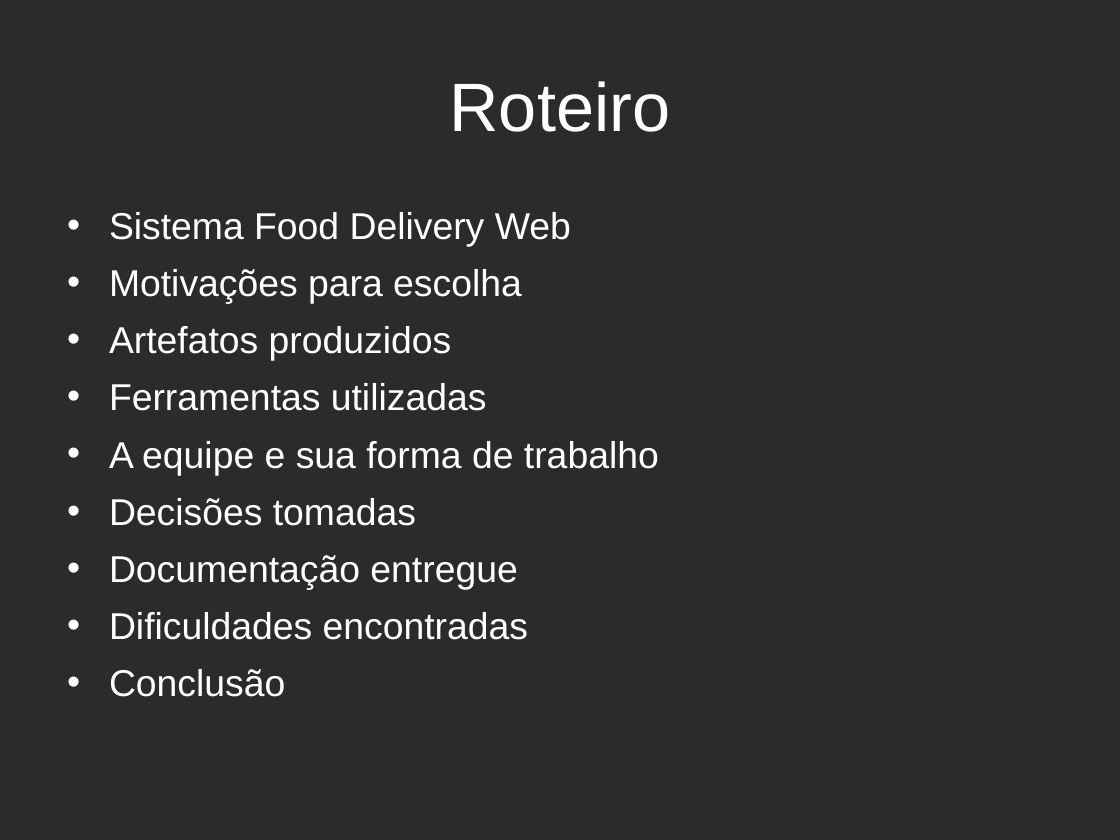
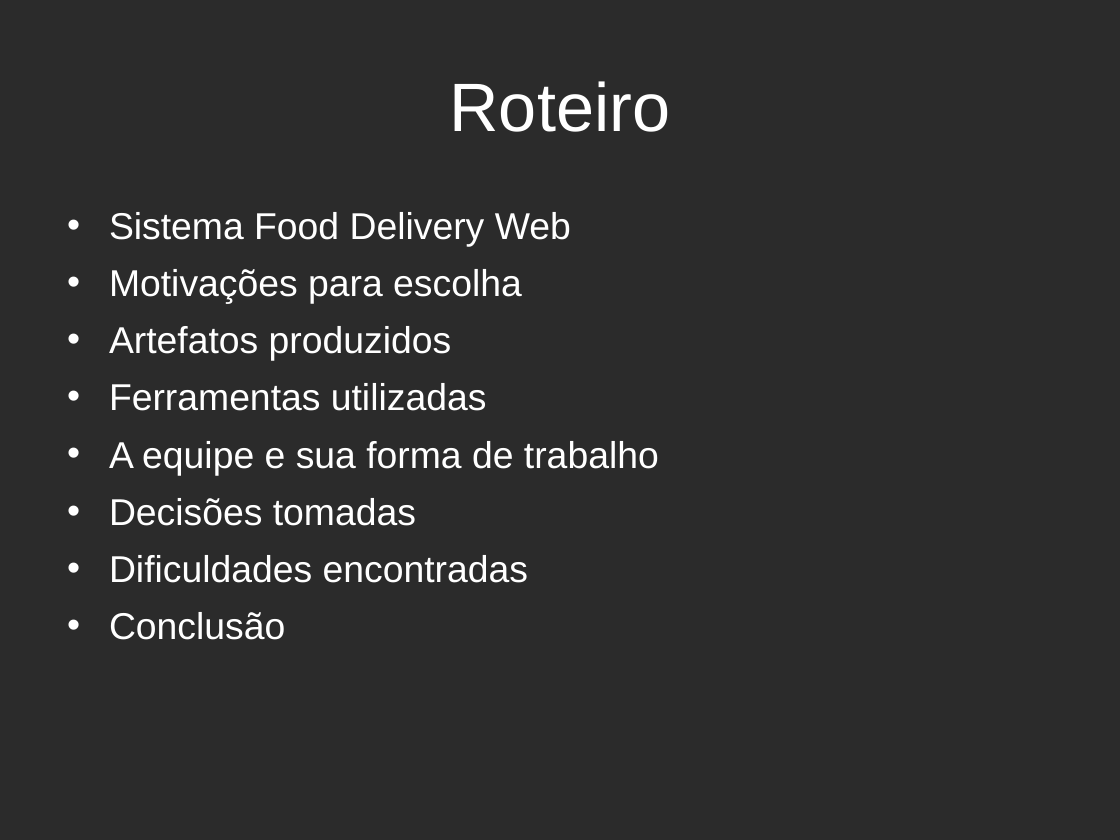
Before and after one commit to estevaosaleme/fooddeliveryweb, a slide deck: slide 2 of Documentacao/Outros Documentos/Apresentação FoodDeliveryWeb.odp. Drawn at 1120x840 pixels with LibreOffice and Linux fonts; fonts in the diff are those of the drawing; background and template pictures are left out; a plain dark background stands for a picture behind light text. Boxes give left, top, right and bottom in pixels: in the first picture for what was removed or moved away, otherwise in the second. Text is boxed around its words. In the diff, an @@ line names an element or a change of style, - is before the commit and + after.

```diff
--- a/Documentacao/Outros Documentos/Apresentação FoodDeliveryWeb.odp
+++ b/Documentacao/Outros Documentos/Apresentação FoodDeliveryWeb.odp
@@ text at box(109, 555, 517, 590): paragraph removed @@
-• Documentação entregue
```
Also in this commit, not shown: 3 other slides changed, 2 slides added, 2 slides removed.
